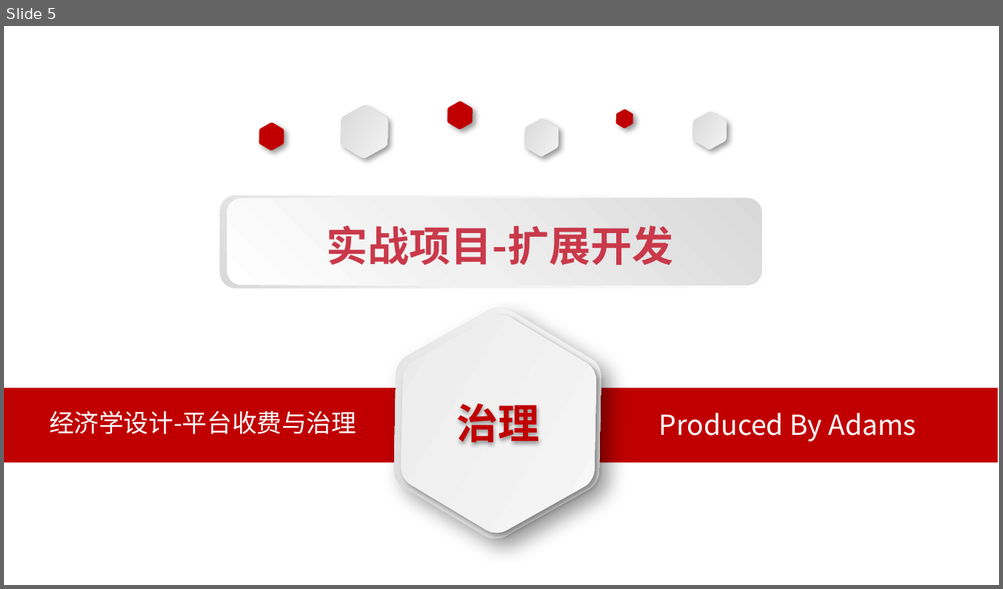
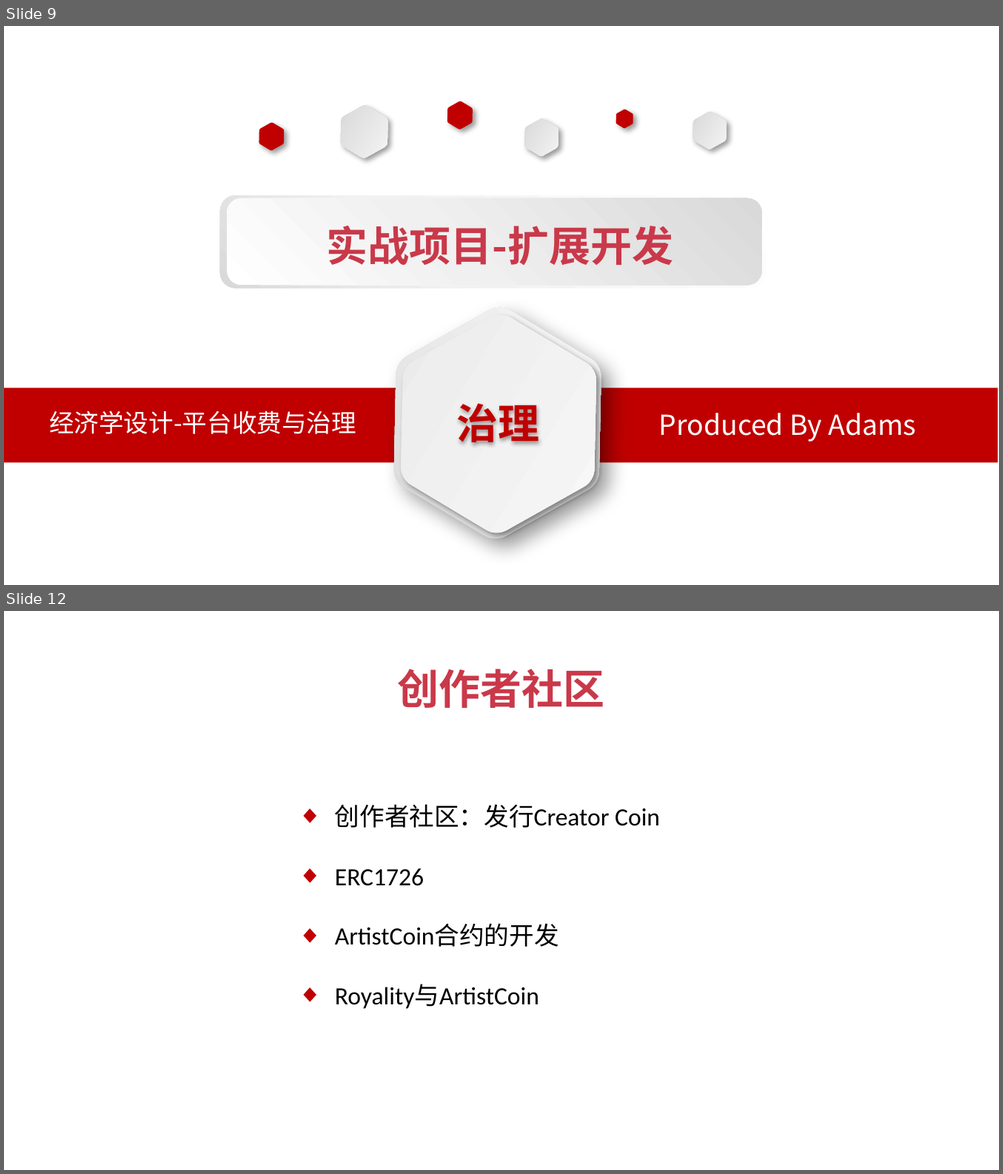
Before and after one commit to baiyuqi/course-solidity-teacher, a slide deck: document/ppt/ch9-扩展开发/2-经济学设计-Loyalty支持.pptx. Shown one above the other, each under a label of ours: slide 5 before the commit, slides 9 and 12 after it; the slides between them are not shown. The pictures are 1003x589 and 1003x1174 pixels, drawn with LibreOffice and Linux fonts; fonts in the diff are those of the drawing. Boxes give left, top, right and bottom in pixels: in the first picture for what was removed or moved away, otherwise in the second. Text is boxed around its words. In the diff, an @@ line names an element or a change of style, - is before the commit and + after.

```diff
--- a/document/ppt/ch9-扩展开发/2-经济学设计-Loyalty支持.pptx
+++ b/document/ppt/ch9-扩展开发/2-经济学设计-Loyalty支持.pptx
@@ slide 12 added at bbox=[4, 611, 999, 1170], background #FFFFFF @@
@@ text added at bbox=[398, 669, 605, 708], 30 pt, text #C9394A, bold @@
+创作者社区
@@ text added at bbox=[335, 804, 660, 1009], 18 pt, text #000000 @@
+◆ 创作者社区：发行Creator Coin
+◆ ERC1726
+◆ ArtistCoin合约的开发
+◆ Royality与ArtistCoin
@@ what was slide 5 is now slide 9 @@
```
Also in this commit, not shown: 3 slides changed, 7 other slides added, 4 slides removed, 54 other files.
